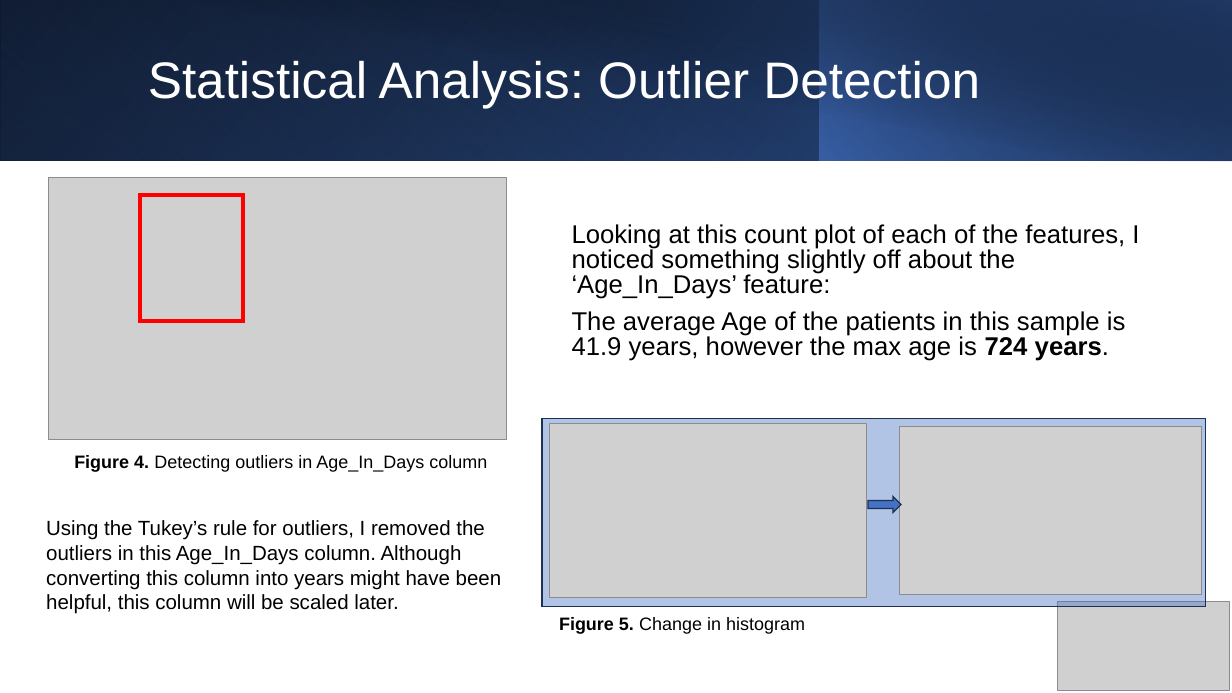
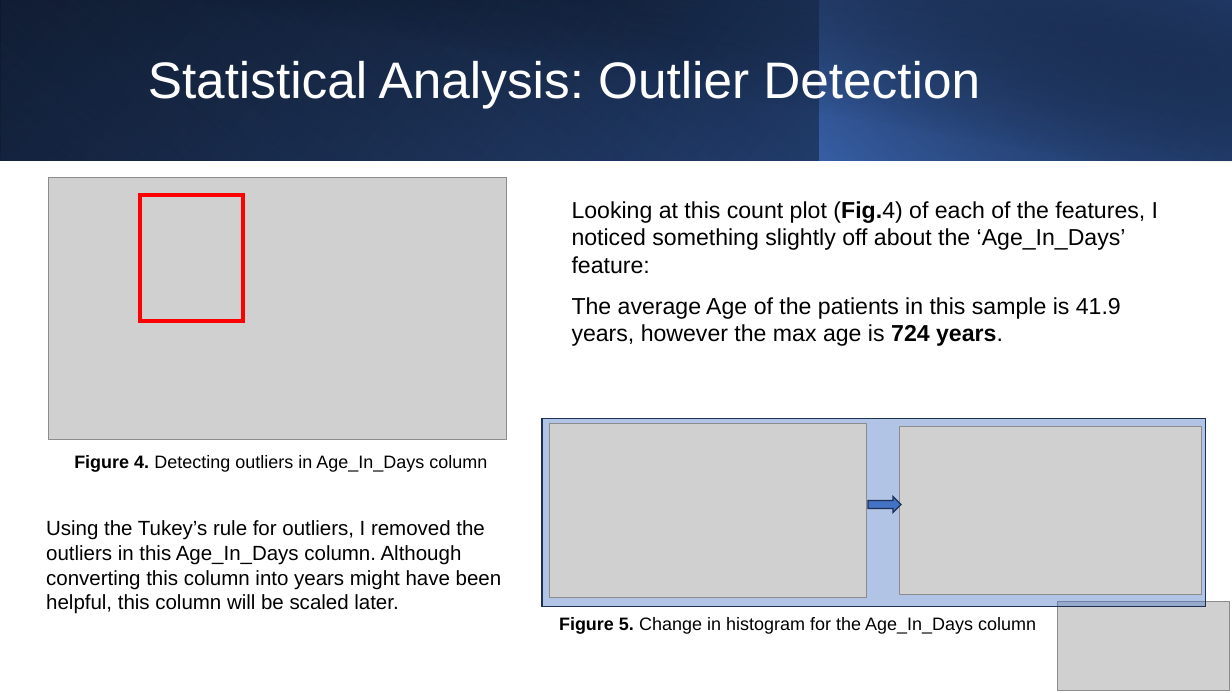
Before and after one commit to johnnys7n/Data-Scientist-Case-Study, a slide deck: slide 9 of JS-case-study-presentation.pptx. Drawn at 1232x693 pixels with LibreOffice and Linux fonts; fonts in the diff are those of the drawing; grey boxes stand for pictures. Boxes give left, top, right and bottom in pixels: in the first picture for what was removed or moved away, otherwise in the second. Text is boxed around its words. In the diff, an @@ line names an element or a change of style, - is before the commit and + after.

```diff
--- a/JS-case-study-presentation.pptx
+++ b/JS-case-study-presentation.pptx
@@ text "Looking at this count plot ..." moved from (x1=572, y1=224, x2=1139, y2=361) to (x1=572, y1=201, x2=1158, y2=346) @@
@@ text at (x1=572, y1=201, x2=1158, y2=274): text changed; size 20 to 18 pt @@
-Looking at this count plot of each of the features, I noticed something slightly off about the ‘Age_In_Days’ feature:
+Looking at this count plot (Fig.4) of each of the features, I noticed something slightly off about the ‘Age_In_Days’ feature:
@@ text at (x1=572, y1=297, x2=1121, y2=346): size 20 to 18 pt in "The average Age of the patients in ..."; line spacing 0.8 to 1 @@
@@ text at (x1=559, y1=617, x2=1036, y2=634): text changed @@
-Figure 5. Change in histogram
+Figure 5. Change in histogram for the Age_In_Days column
```
Also in this commit, not shown: 17 other slides changed, 1 other file.
